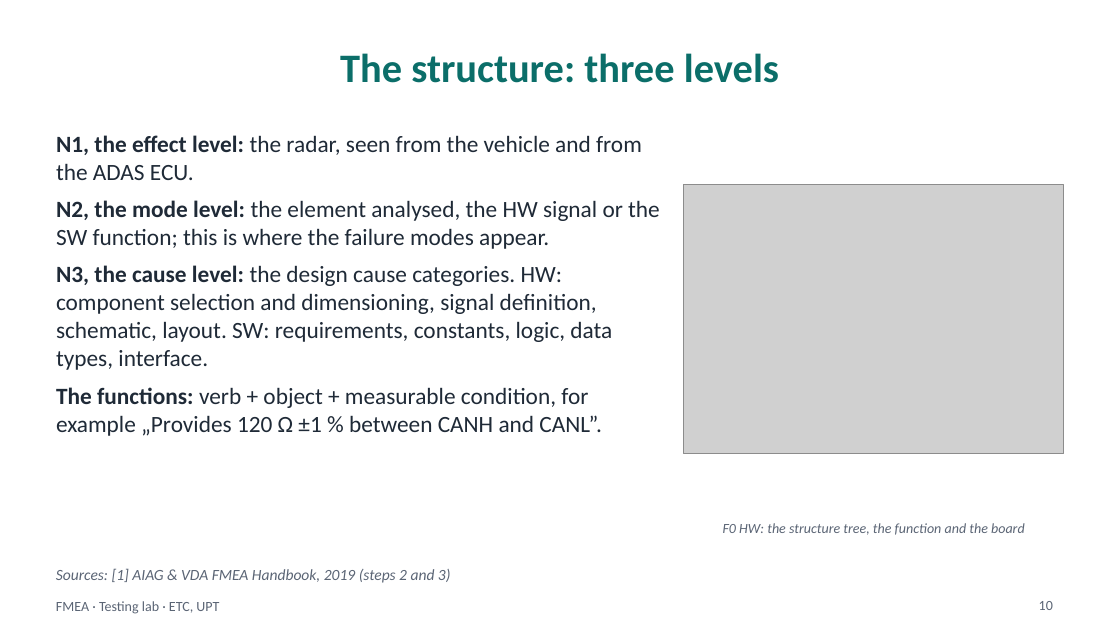
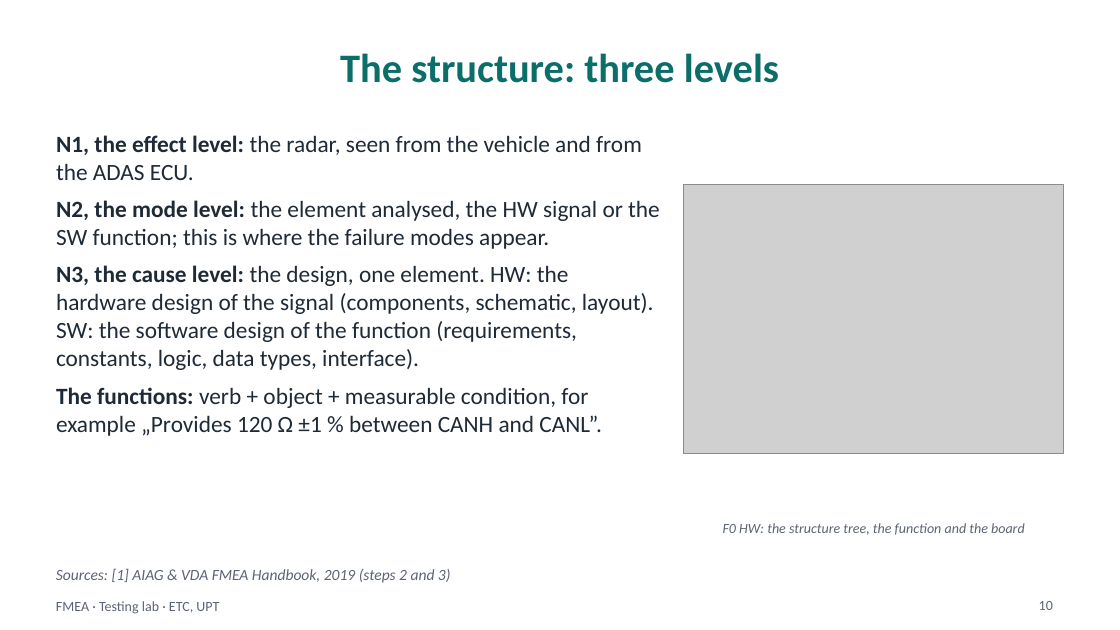
Before and after one commit to madalinatolontan1-ai/sw-tca-lab, a slide deck: slide 10 of materials/fmea_deck_src/FMEA_lecture_EN_draft.pptx. Drawn at 1120x630 pixels with LibreOffice and Linux fonts; fonts in the diff are those of the drawing; grey boxes stand for pictures. Boxes give left, top, right and bottom in pixels: in the first picture for what was removed or moved away, otherwise in the second. Text is boxed around its words. In the diff, an @@ line names an element or a change of style, - is before the commit and + after.

```diff
--- a/materials/fmea_deck_src/FMEA_lecture_EN_draft.pptx
+++ b/materials/fmea_deck_src/FMEA_lecture_EN_draft.pptx
@@ text at [56,265,654,370]: text changed @@
-• N3, the cause level: the design cause categories. HW: component selection and dimensioning, signal definition, schematic, layout. SW: requirements, constants, logic, data types, interface.
+• N3, the cause level: the design, one element. HW: the hardware design of the signal (components, schematic, layout). SW: the software design of the function (requirements, constants, logic, data types, interface).
```
Also in this commit, not shown: 3 other slides changed, 21 other files.
